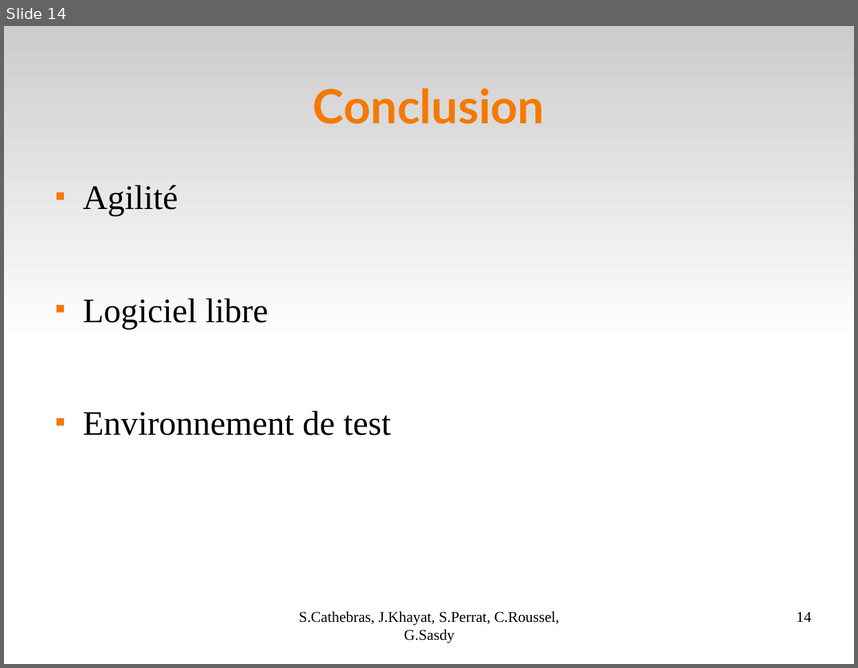
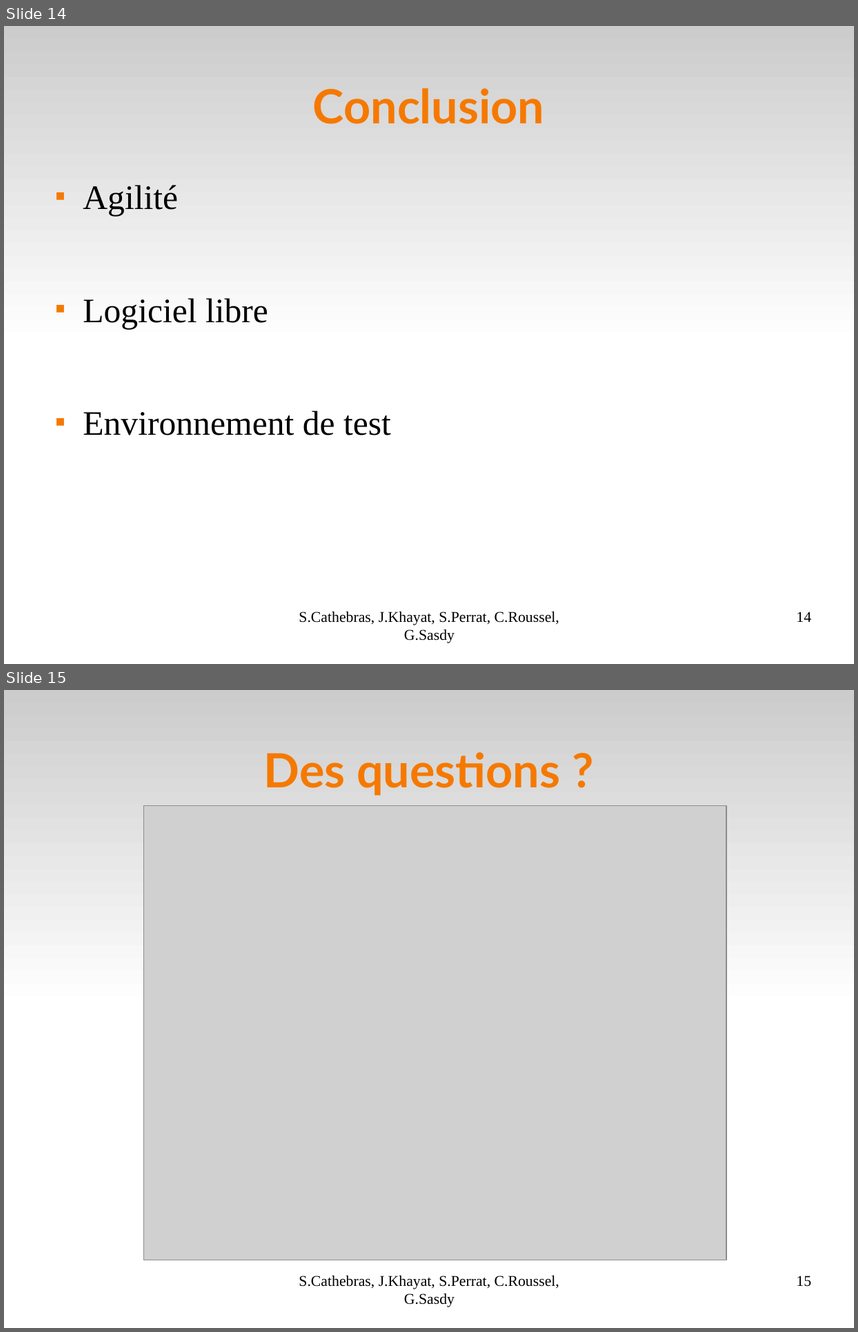
Before and after one commit to Darktrop/git-mediawiki-ensimag, a slide deck: sheme/presoutenance/Bilan.odp. Shown one above the other, each under a label of ours: slide 14 before the commit, slides 14 and 15 after it. The pictures are 858x668 and 858x1332 pixels, drawn with LibreOffice and Linux fonts; fonts in the diff are those of the drawing; grey boxes stand for pictures. Boxes give left, top, right and bottom in pixels: in the first picture for what was removed or moved away, otherwise in the second. Text is boxed around its words. In the diff, an @@ line names an element or a change of style, - is before the commit and + after.

Commit message:
MAJ présentation

```diff
--- a/sheme/presoutenance/Bilan.odp
+++ b/sheme/presoutenance/Bilan.odp
@@ slide 15 added at (4,690,854,1328), background #FFFFFF; not listed: 1 template element that a slide beside it also shows @@
@@ title added at (264,752,560,796), 44 pt, text #F57900, bold @@
+Des questions ?
@@ picture added at (143,806,727,1260) @@
@@ text added at (299,1275,559,1307), 14 pt, text #000000 @@
+S.Cathebras, J.Khayat, S.Perrat, C.Roussel, G.Sasdy
@@ page number added at (796,1275,811,1286), 14 pt, text #000000 @@
+15
```
Also in this commit, not shown: 6 other files.
